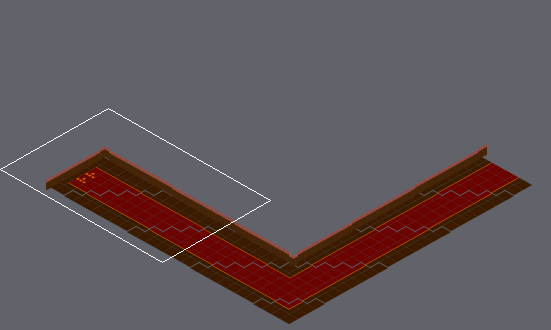
Two states of a Tiled map (JSON), assets/tiledmap/Levels/level1.json. Above, an overview of the earlier version with the close-up marked.
Close-up. Before the edit:
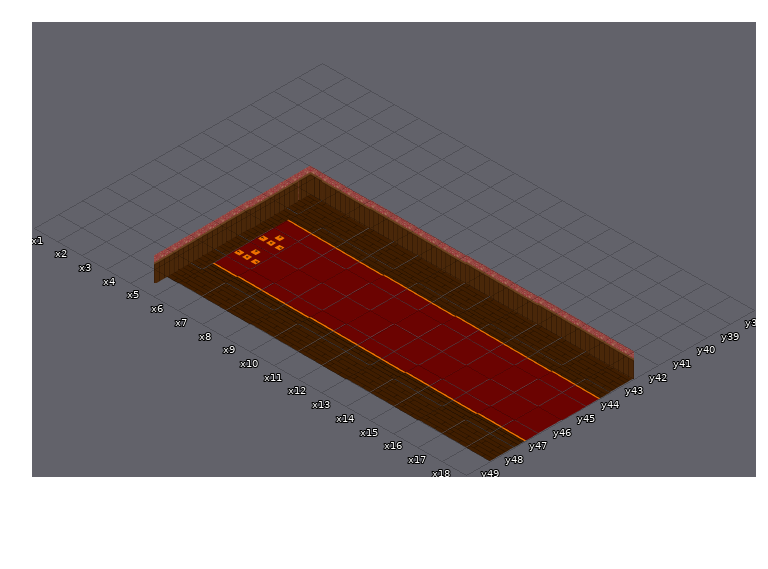
Cells are 182x104 px. Isometric: x runs down to the right, y down to the left. Shown: x 1..18, y 38..49. The commit also changed other parts of the map, which this record leaves out.
New version:
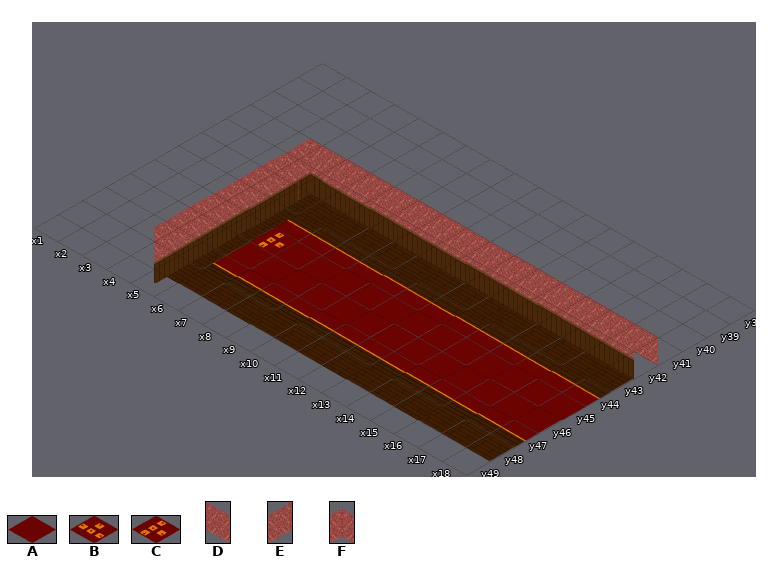
Key: from "floor": A 1, B 2, C 2 flipped up-down; from "wall": D 3, E 3 flipped left-right, F 4.
_ is an empty cell, . an unchanged one.
Difference:
--- layer "floor"
@@ x 6..6 @@
-45 B
-46 B
+45 C
+46 A
--- layer "wall"
@@ x 4..18 @@
-41 _______________
-42 _..............
-43 _..............
-44 _..............
-45 _..............
-46 _..............
-47 _..............
+41 FDDDDDDDDDDDDDD
+42 E..............
+43 E..............
+44 E..............
+45 E..............
+46 E..............
+47 E..............
Boxes around the changes in both close-ups, in picture pixels (x1, y1, x2, y2):
changed: (154, 138, 658, 365)
